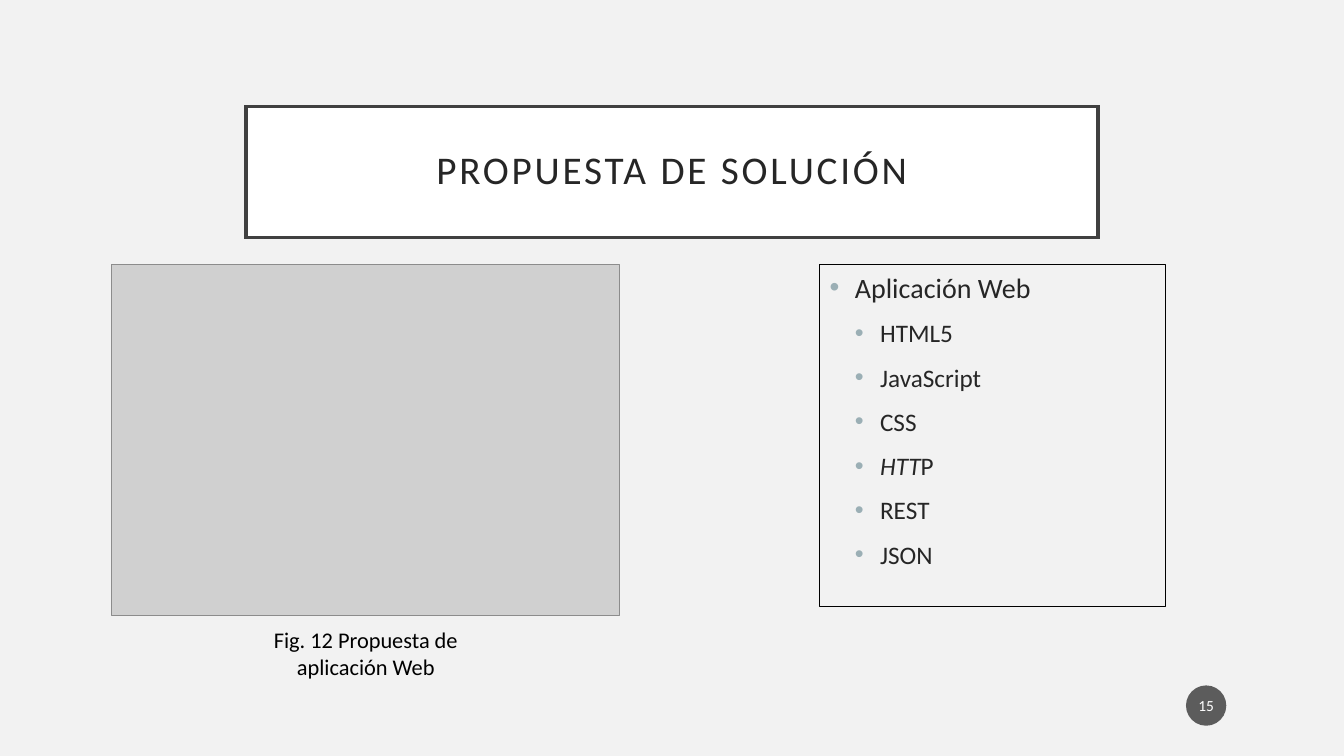
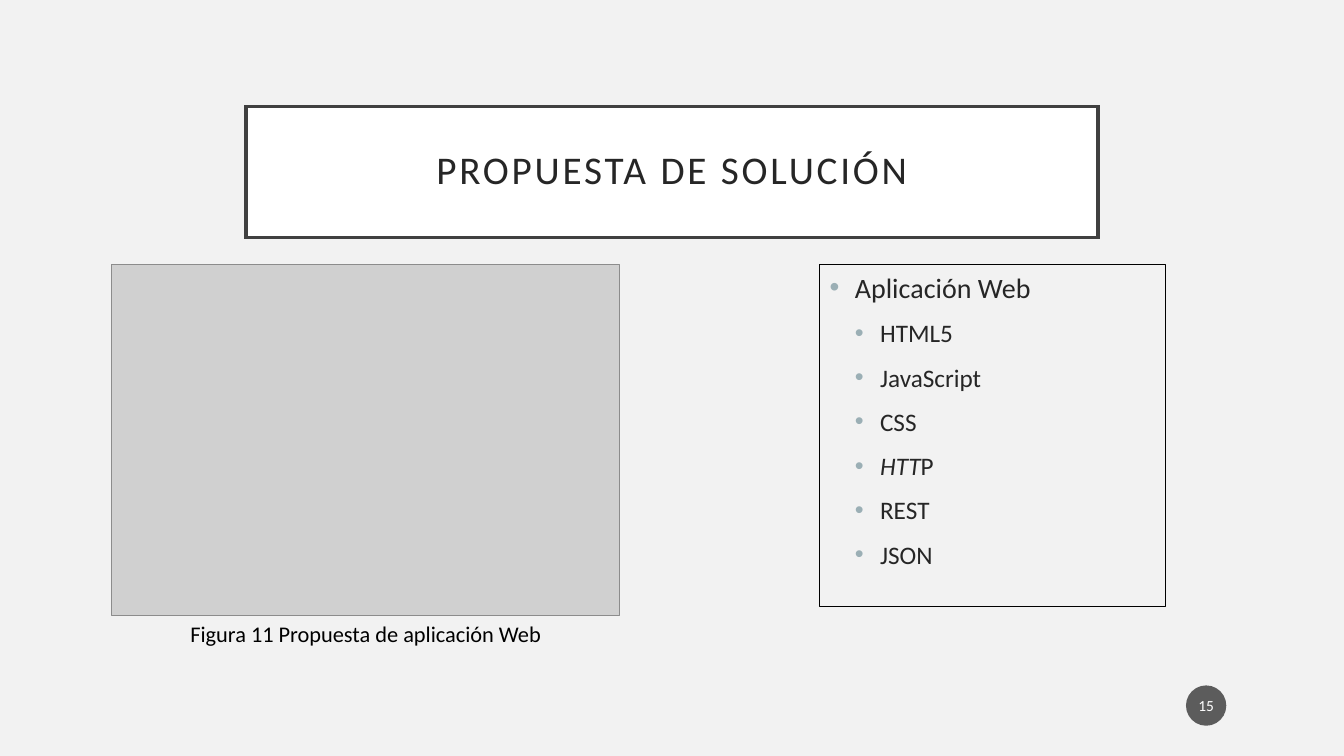
Before and after one commit to Osw1997/Proyecto-Terminal-1, a slide deck: slide 15 of Final/Presentacion.pptx. Drawn at 1344x756 pixels with LibreOffice and Linux fonts; fonts in the diff are those of the drawing; grey boxes stand for pictures. Boxes give left, top, right and bottom in pixels: in the first picture for what was removed or moved away, otherwise in the second. Text is boxed around its words. In the diff, an @@ line names an element or a change of style, - is before the commit and + after.

```diff
--- a/Final/Presentacion.pptx
+++ b/Final/Presentacion.pptx
@@ text at <box>190,626,541,646</box>: text changed @@
-Fig. 12 Propuesta de aplicación Web
+Figura 11 Propuesta de aplicación Web
```
Also in this commit, not shown: 11 other slides changed, 10 slides added.
